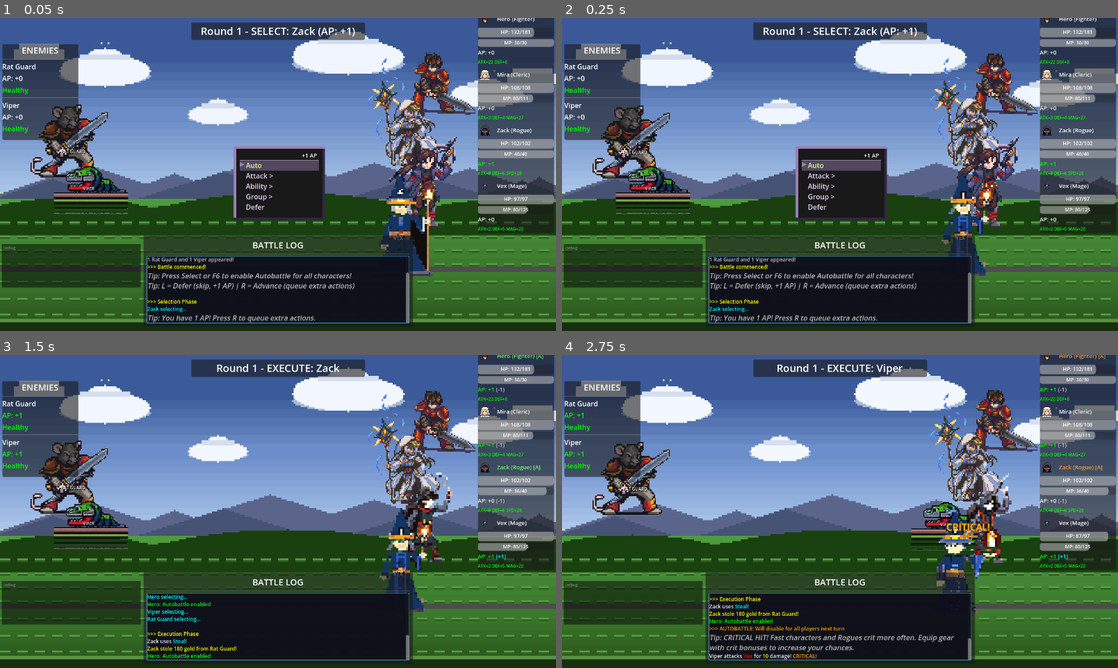
Above: before the commit, frames 1-4 (two rows, left to right).
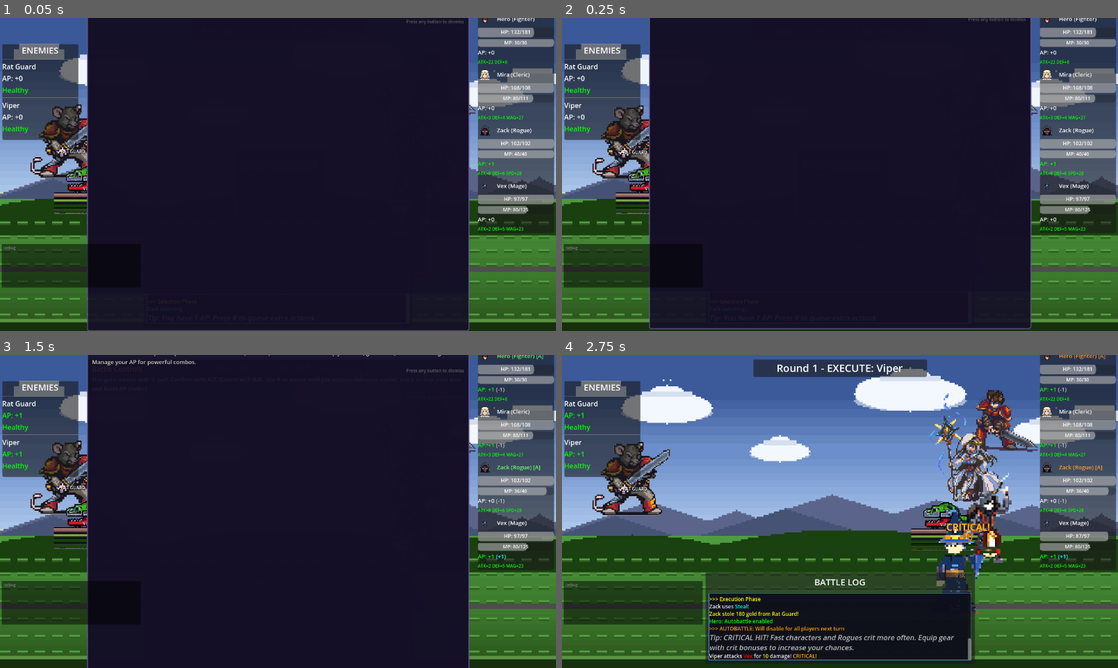
Above: after the commit, the same moments.

Repository: struktured-labs/cowardly-irregular
Game: Godot game, scene res://src/battle/BattleScene.tscn
Same seed, same stepped clock (60 frames per second), same inputs: the game is played once before the commit and once after it. This scene is started directly instead of the project's main scene.
Inputs (mouse positions are in pixels of both pictures, inside the frame that each line leads up to):
- Up to frame 1 (0.05 s): no input
- Up to frame 2 (0.25 s): no input
- Up to frame 3 (1.5 s): tap Enter at 0.5 s; move the mouse to (400, 495) at 0.52 s; hold Right (ui_right) 0.53-1.25 s; hold R (battle_advance) 0.53-1.25 s; click (400, 495) at 0.67 s; tap Z (ui_accept) at 0.77, 1.07 s; drag from (166, 527) to (250, 574) at 1.27 s
- Up to frame 4 (2.75 s): move the mouse to (895, 442) at 2.02 s; hold Right (ui_right) from 2.03 s (still down); hold Tab (battle_toggle_auto) from 2.03 s (still down)

The runs differ from the first frame. In frame 1, 56% of the frame differs, in the area x 15-85%, y 0-100%; in frame 2, 56%; in frame 3, 58%; in frame 4, nothing differs.

Commit message:
feat: wire TutorialHints into battle system at key moments
Integrates cowir-cutscenes' TutorialHints popup system into battle:

- first_battle: fires on battle start (battle controls overview)
- first_boss: fires when boss encounter detected
- advance_defer: fires when player has AP > 0 (explains AP system)
- group_attacks: fires on first group attack execution
- autobattle_toggle: fires on first Select press to enable autobattle

Each fires once per save file via TutorialHints persistence. Non-intrusive
styled popups that auto-dismiss after 8s or on any button press.

Co-Authored-By: Claude Opus 4.6 (1M context) <noreply@anthropic.com>

Diff:
--- a/src/battle/BattleScene.gd
+++ b/src/battle/BattleScene.gd
@@ -1464,6 +1464,7 @@
 	"""Enable autobattle for ALL players and immediately execute all remaining turns"""
 	_all_autobattle_enabled = true
 	AutobattleSystem.cancel_all_next_turn = false
+	TutorialHints.show(self, "autobattle_toggle")
 
 	# Enable autobattle for every party member
 	for member in party_members:
@@ -1568,6 +1569,11 @@
 	log_message("[color=yellow]>>> Battle commenced![/color]")
 	_show_hint("autobattle", "Press Select or F6 to enable Autobattle for all characters!")
 	_show_hint("controls", "L = Defer (skip, +1 AP) | R = Advance (queue extra actions)")
+
+	# Tutorial popups (fire once per save)
+	TutorialHints.show(self, "first_battle")
+	if _check_for_boss():
+		TutorialHints.show(self, "first_boss")
 
 	# Restore persisted battle speed
 	Engine.time_scale = BATTLE_SPEEDS[_battle_speed_index]
@@ -2023,6 +2029,7 @@
 		SoundManager.play_ui("player_turn")
 		if combatant.current_ap > 0:
 			_show_hint("advance", "You have %d AP! Press R to queue extra actions." % combatant.current_ap)
+			TutorialHints.show(self, "advance_defer")
 	if use_win98_menus and is_player:
 		_show_win98_command_menu(combatant)
 
@@ -2105,6 +2112,7 @@
 func _on_group_attack_executing(participants: Array, group_type: String, targets: Array, formation_id: String = "") -> void:
 	"""Play simultaneous attack animations on all party members for group actions"""
 	_update_turn_info()
+	TutorialHints.show(self, "group_attacks")
 
 	# Group attack SFX — per-formation sounds when available
 	if group_type == "formation" and formation_id != "":
